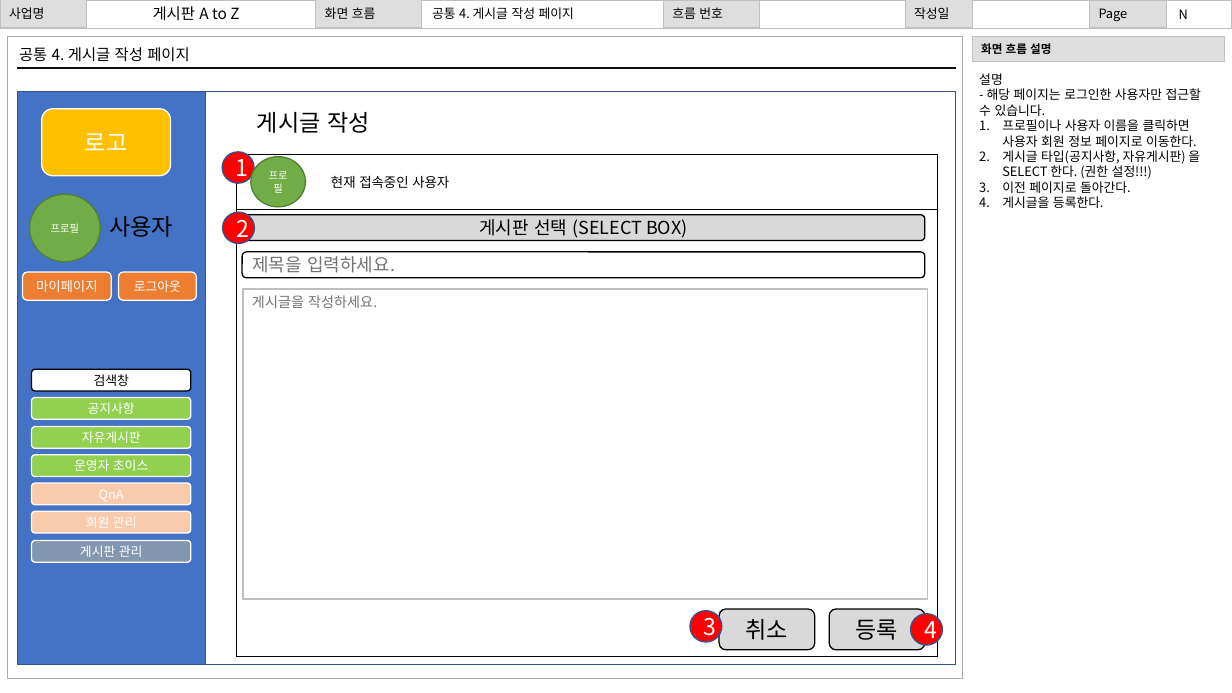
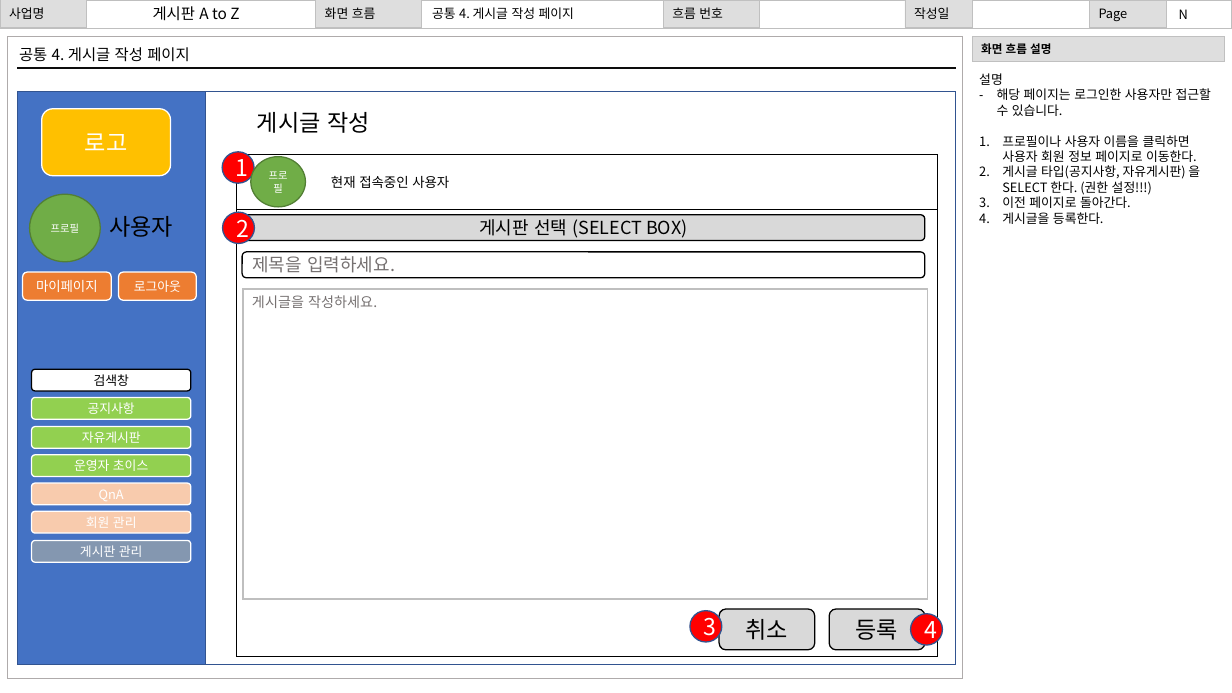
Before and after one commit to gihangShin/test, a slide deck: slide 11 of 문서/3. 화면 설계서/화면설계서_최종_2022_07_20.pptx. Drawn at 1232x693 pixels with LibreOffice and Linux fonts; fonts in the diff are those of the drawing. Boxes give left, top, right and bottom in pixels: in the first picture for what was removed or moved away, otherwise in the second. Text is boxed around its words. In the diff, an @@ line names an element or a change of style, - is before the commit and + after.

```diff
--- a/문서/3. 화면 설계서/화면설계서_최종_2022_07_20.pptx
+++ b/문서/3. 화면 설계서/화면설계서_최종_2022_07_20.pptx
@@ text at [997,88,1211,116]: text changed @@
-- 해당 페이지는 로그인한 사용자만 접근할 수 있습니다.
+– 해당 페이지는 로그인한 사용자만 접근할 수 있습니다.
```
Also in this commit, not shown: 4 other slides changed.
